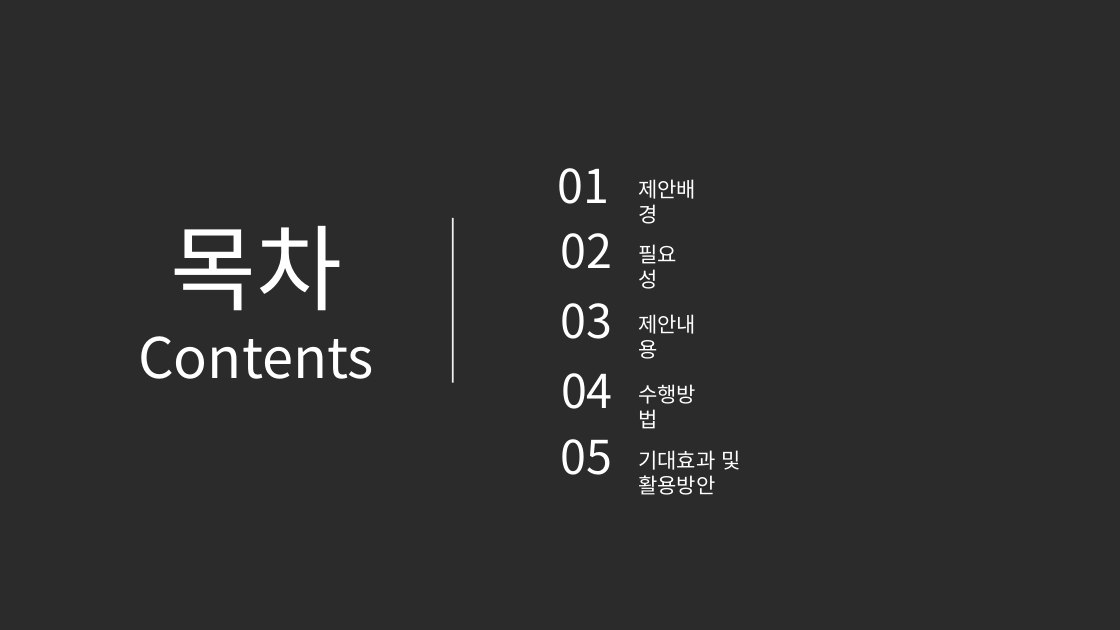
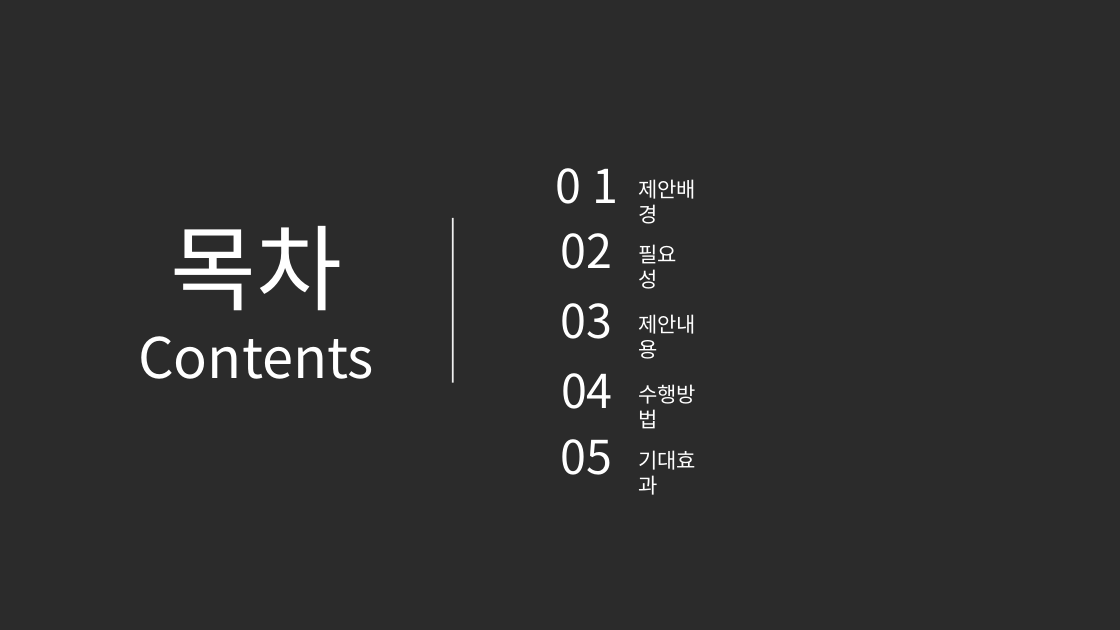
Before and after one commit to SeeUSoon93/final_project, a slide deck: slide 2 of Project/01. Document/실전 프로젝트 기획발표.pptx. Drawn at 1120x630 pixels with LibreOffice and Linux fonts; fonts in the diff are those of the drawing; background and template pictures are left out; a plain dark background stands for a picture behind light text. Boxes give left, top, right and bottom in pixels: in the first picture for what was removed or moved away, otherwise in the second. Text is boxed around its words. In the diff, an @@ line names an element or a change of style, - is before the commit and + after.

```diff
--- a/Project/01. Document/실전 프로젝트 기획발표.pptx
+++ b/Project/01. Document/실전 프로젝트 기획발표.pptx
@@ text at (556,168,582,204): text changed @@
-01
+0
@@ text added at (593,168,619,203), 40 pt, text #FFFFFF @@
+1
@@ text at (638,450,696,495): text changed @@
-기대효과 및 활용방안
+기대효과
```
Also in this commit, not shown: 10 other slides changed, 1 slide removed, 3 other files.
